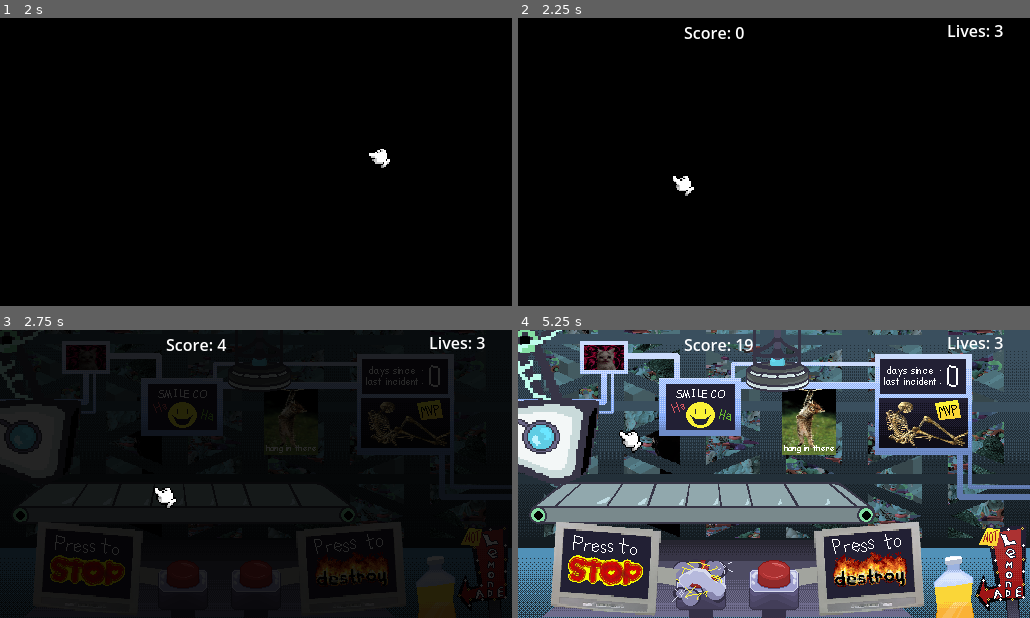
Above: before the commit, frames 1-4 (two rows, left to right).
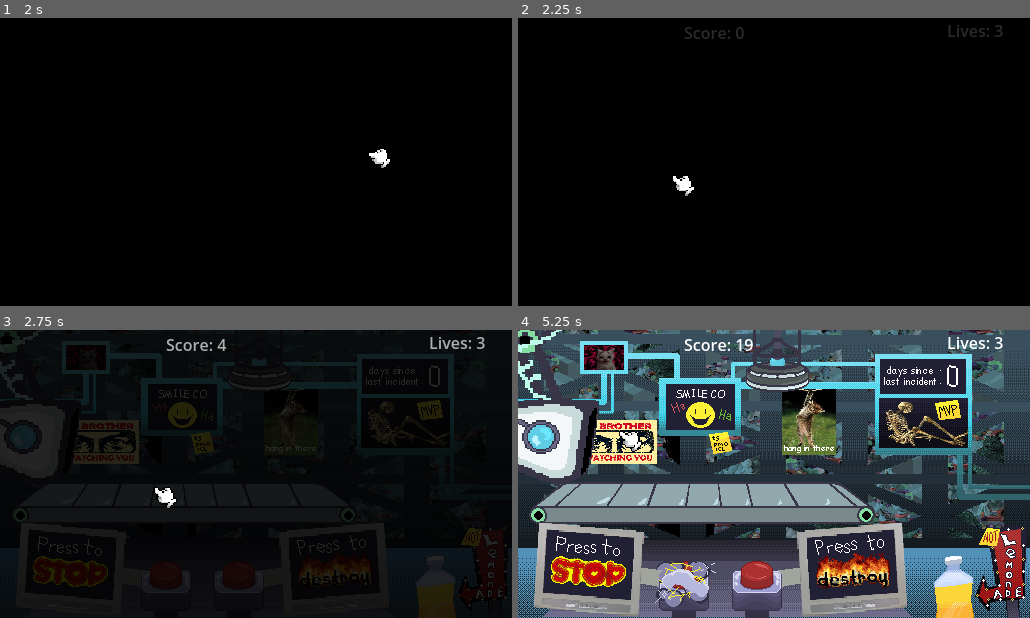
Above: after the commit, the same moments.

Repository: vincentcmartinez/holdit
Game: Godot game, scene res://src/game container/game_container.tscn
Two runs of this game, one before a commit and one after it. Both use one fixed random seed, a clock stepped at 60 frames per second and the inputs below. Sound files missing from this copy of the repository are replaced by a short silence.
Inputs (mouse positions are in pixels of both pictures, inside the frame that each line leads up to):
- Up to frame 1 (2 s): click (256, 182) at 0.5 s; tap Enter (ui_accept) at 1.25, 1.52 s; move the mouse to (368, 147) at 1.27 s; press the mouse at (368, 147) at 1.28 s
- Up to frame 2 (2.25 s): tap Enter (ui_accept) at 2 s; move the mouse to (671, 176) at 2.02 s; release the mouse at (671, 176) at 2.03 s; click (671, 176) at 2.1 s
- Up to frame 3 (2.75 s): tap Enter (ui_accept) at 2.27 s
- Up to frame 4 (5.25 s): move the mouse to (825, 410) at 2.77 s; hold Space (space) 2.78-3.53 s; click (825, 410) at 3.05 s; move the mouse to (748, 531) at 3.52 s; tap X (start_destroy) at 3.6 s; tap Enter (ui_accept) at 3.77, 4.52 s; click (748, 531) at 3.8 s; move the mouse to (927, 517) at 4.27 s; press the mouse at (927, 517) at 4.28 s; move the mouse to (620, 430) at 5.02 s; release the mouse at (620, 430) at 5.03 s; click (620, 430) at 5.1 s

Frame 1 is identical in both runs. In frame 2, 0.4% of the frame differs, in the area x 32-95%, y 2-8%; in frame 3, 3.2%; in frame 4, 19%, in the area x 0-100%, y 3-100%.

Commit message:
fixed everything

Diff:
--- a/hold-it!/default_bus_layout.tres
+++ b/hold-it!/default_bus_layout.tres
@@ -21,10 +21,10 @@
 bus/1/solo = false
 bus/1/mute = false
 bus/1/bypass_fx = false
-bus/1/volume_db = -15.795
+bus/1/volume_db = -0.923751
 bus/1/send = &"Master"
 bus/1/effect/0/effect = SubResource("AudioEffectLowPassFilter_bxwib")
-bus/1/effect/0/enabled = true
+bus/1/effect/0/enabled = false
 bus/1/effect/1/effect = SubResource("AudioEffectReverb_q83iu")
 bus/1/effect/1/enabled = true
 bus/1/effect/2/effect = SubResource("AudioEffectEQ_w41ds")
--- a/hold-it!/src/game container/button.gd
+++ b/hold-it!/src/game container/button.gd
@@ -44,6 +44,7 @@
 func cooldown():
 	on_cooldown = true
 	sprite.play("malfunction")
+	$buzz.play()
 	await get_tree().create_timer(cooldown_s).timeout
 	on_cooldown = false
 	sprite.play("idle")
--- a/hold-it!/src/game container/button.tscn
+++ b/hold-it!/src/game container/button.tscn
@@ -1,9 +1,10 @@
-[gd_scene load_steps=22 format=3 uid="uid://dsqtsxji7wv37"]
+[gd_scene load_steps=23 format=3 uid="uid://dsqtsxji7wv37"]
 
 [ext_resource type="Script" path="res://src/game container/button.gd" id="1_qecbr"]
 [ext_resource type="Texture2D" uid="uid://cgo0mmocil04n" path="res://src/assets/HOLD_IT_BUTTON-Sheet.png" id="1_r1f1i"]
 [ext_resource type="Texture2D" uid="uid://d3wisf6ycjs2r" path="res://src/assets/button_malfunction_sheet.png" id="3_wu6gy"]
 [ext_resource type="AudioStream" uid="uid://gao6ykjw3hnu" path="res://src/assets/holdit.mp3" id="4_bq5h7"]
+[ext_resource type="AudioStream" uid="uid://mvsth0hyvpfr" path="res://src/assets/buzz.mp3" id="5_k0ci7"]
 
 [sub_resource type="AtlasTexture" id="AtlasTexture_cvaia"]
 atlas = ExtResource("1_r1f1i")
@@ -145,3 +146,6 @@
 
 [node name="AudioStreamPlayer" type="AudioStreamPlayer" parent="."]
 stream = ExtResource("4_bq5h7")
+
+[node name="buzz" type="AudioStreamPlayer" parent="."]
+stream = ExtResource("5_k0ci7")
--- a/hold-it!/src/game container/game_container.gd
+++ b/hold-it!/src/game container/game_container.gd
@@ -11,6 +11,7 @@
 	spawn_main_menu()
 	Input.set_mouse_mode(Input.MOUSE_MODE_HIDDEN)
 	RenderingServer.set_default_clear_color(Color.BLACK)
+	SignalBus.connect("life_lost", play_hurt)
 
 func spawn_main_menu():
 	var main_menu_inst = main_menu_scene.instantiate()
@@ -27,7 +28,11 @@
 func game_over(score):
 	$AudioStreamPlayer.play()
 	#$GameOver.visible = true
-	$Label.visible = true
 	animated_sprite_2d.play("fired")
 	$ScoreLabel.text = "Final Score: " + str(floor(score))
 	$ScoreLabel.visible = true
+	await get_tree().create_timer(3).timeout
+	get_tree().change_scene_to_file("res://src/game container/game_container.tscn")
+
+func play_hurt():
+	$hurt.play()
--- a/hold-it!/src/game container/game_container.tscn
+++ b/hold-it!/src/game container/game_container.tscn
@@ -1,9 +1,10 @@
-[gd_scene load_steps=16 format=3 uid="uid://ckbw5g2joojch"]
+[gd_scene load_steps=17 format=3 uid="uid://ckbw5g2joojch"]
 
 [ext_resource type="Script" path="res://src/game container/game_container.gd" id="1_248p0"]
 [ext_resource type="AudioStream" uid="uid://bqi5nk78hj34u" path="res://src/assets/fired.mp3" id="3_8uqvv"]
 [ext_resource type="Texture2D" uid="uid://qawi7pk1b5xv" path="res://src/assets/YOU'RE FIRED-Sheet.png" id="4_a0jhg"]
 [ext_resource type="PackedScene" uid="uid://bua0lpl5ijb75" path="res://src/game container/cursor.tscn" id="4_nrpv7"]
+[ext_resource type="AudioStream" uid="uid://wskcymf6riiv" path="res://src/assets/551543__philracoindie__8-bit-denyerror-sound.wav" id="5_m0sle"]
 
 [sub_resource type="AtlasTexture" id="AtlasTexture_058m5"]
 atlas = ExtResource("4_a0jhg")
@@ -122,3 +123,7 @@
 animation = &"fired"
 frame = 9
 frame_progress = 1.0
+
+[node name="hurt" type="AudioStreamPlayer" parent="."]
+stream = ExtResource("5_m0sle")
+volume_db = 2.836
--- a/hold-it!/src/game container/trash_press.gd
+++ b/hold-it!/src/game container/trash_press.gd
@@ -3,6 +3,7 @@
 @onready var animated_sprite_2d: AnimatedSprite2D = $Node2D/AnimatedSprite2D
 @onready var animation_player: AnimationPlayer = $Node2D/Area2D/AnimationPlayer
 @onready var audio_stream_player: AudioStreamPlayer = $AudioStreamPlayer
+@onready var animated_sprite_2d_2: AnimatedSprite2D = $Node2D/AnimatedSprite2D2
 
 @onready var timer = $Timer
 var destroying = false
@@ -20,17 +21,20 @@
 
 func _input(event: InputEvent) -> void:
 	if event.is_action_released("left_click") and activated:
-		$AudioStreamPlayer.play()
 		animated_sprite_2d.play("press_destroy")
 		animation_player.play("destroy")
-		audio_stream_player.play()
 		await animation_player.animation_finished
+
 		finish()
+
+func midanim():
+	animated_sprite_2d_2.play("default")
+	audio_stream_player.play()
+	return
 
 func _on_activate_destroy():
 	timer.start()
 	activated = true
-	audio_stream_player.play()
 	SignalBus.emit_signal("hold_it") # pause belt (for now)
 
 
--- a/hold-it!/src/game container/trash_press.tscn
+++ b/hold-it!/src/game container/trash_press.tscn
@@ -1,9 +1,10 @@
-[gd_scene load_steps=18 format=3 uid="uid://dij0jdybkv3i"]
+[gd_scene load_steps=31 format=3 uid="uid://dij0jdybkv3i"]
 
 [ext_resource type="Script" path="res://src/game container/trash_press.gd" id="1_1qfs3"]
 [ext_resource type="Texture2D" uid="uid://ny3qevctv7o0" path="res://src/assets/HydraullicPressAnimation.png" id="1_kkay2"]
 [ext_resource type="Script" path="res://src/game container/toy_box.gd" id="2_apm7r"]
 [ext_resource type="AudioStream" uid="uid://nkfavc4kw3jh" path="res://src/assets/press_sound.wav" id="4_p7k3y"]
+[ext_resource type="Texture2D" uid="uid://dmw4args0rrhs" path="res://src/sprites/world/blue_explosion.png" id="4_wo2rj"]
 
 [sub_resource type="RectangleShape2D" id="RectangleShape2D_4dqxv"]
 size = Vector2(61, 20)
@@ -38,6 +39,20 @@
 "update": 0,
 "values": [Vector2(0, 0), Vector2(0, 113), Vector2(0, 0)]
 }
+tracks/1/type = "method"
+tracks/1/imported = false
+tracks/1/enabled = true
+tracks/1/path = NodePath("../../..")
+tracks/1/interp = 1
+tracks/1/loop_wrap = true
+tracks/1/keys = {
+"times": PackedFloat32Array(0.433333),
+"transitions": PackedFloat32Array(1),
+"values": [{
+"args": [],
+"method": &"midanim"
+}]
+}
 
 [sub_resource type="AnimationLibrary" id="AnimationLibrary_wk27i"]
 _data = {
@@ -109,6 +124,96 @@
 "speed": 12.0
 }]
 
+[sub_resource type="AtlasTexture" id="AtlasTexture_t5jtr"]
+atlas = ExtResource("4_wo2rj")
+region = Rect2(0, 0, 48, 48)
+
+[sub_resource type="AtlasTexture" id="AtlasTexture_nvy30"]
+atlas = ExtResource("4_wo2rj")
+region = Rect2(48, 0, 48, 48)
+
+[sub_resource type="AtlasTexture" id="AtlasTexture_gido4"]
+atlas = ExtResource("4_wo2rj")
+region = Rect2(96, 0, 48, 48)
+
+[sub_resource type="AtlasTexture" id="AtlasTexture_afjdq"]
+atlas = ExtResource("4_wo2rj")
+region = Rect2(144, 0, 48, 48)
+
+[sub_resource type="AtlasTexture" id="AtlasTexture_g74in"]
+atlas = ExtResource("4_wo2rj")
+region = Rect2(192, 0, 48, 48)
+
+[sub_resource type="AtlasTexture" id="AtlasTexture_bd6td"]
+atlas = ExtResource("4_wo2rj")
+region = Rect2(240, 0, 48, 48)
+
+[sub_resource type="AtlasTexture" id="AtlasTexture_lmbqq"]
+atlas = ExtResource("4_wo2rj")
+region = Rect2(288, 0, 48, 48)
+
+[sub_resource type="AtlasTexture" id="AtlasTexture_kjkof"]
+atlas = ExtResource("4_wo2rj")
+region = Rect2(336, 0, 48, 48)
+
+[sub_resource type="AtlasTexture" id="AtlasTexture_178ob"]
+atlas = ExtResource("4_wo2rj")
+region = Rect2(384, 0, 48, 48)
+
+[sub_resource type="AtlasTexture" id="AtlasTexture_2rmyb"]
+atlas = ExtResource("4_wo2rj")
+region = Rect2(432, 0, 48, 48)
+
+[sub_resource type="AtlasTexture" id="AtlasTexture_tbs55"]
+atlas = ExtResource("4_wo2rj")
+region = Rect2(576, 0, 48, 48)
+
+[sub_resource type="SpriteFrames" id="SpriteFrames_1ucu5"]
+animations = [{
+"frames": [{
+"duration": 1.0,
+"texture": SubResource("AtlasTexture_t5jtr")
+}, {
+"duration": 1.0,
+"texture": SubResource("AtlasTexture_nvy30")
+}, {
+"duration": 1.0,
+"texture": SubResource("AtlasTexture_gido4")
+}, {
+"duration": 1.0,
+"texture": SubResource("AtlasTexture_afjdq")
+}, {
+"duration": 1.0,
+"texture": SubResource("AtlasTexture_g74in")
+}, {
+"duration": 1.0,
+"texture": SubResource("AtlasTexture_bd6td")
+}, {
+"duration": 1.0,
+"texture": SubResource("AtlasTexture_lmbqq")
+}, {
+"duration": 1.0,
+"texture": SubResource("AtlasTexture_kjkof")
+}, {
+"duration": 1.0,
+"texture": SubResource("AtlasTexture_178ob")
+}, {
+"duration": 1.0,
+"texture": SubResource("AtlasTexture_2rmyb")
+}],
+"loop": false,
+"name": &"default",
+"speed": 5.0
+}, {
+"frames": [{
+"duration": 1.0,
+"texture": SubResource("AtlasTexture_tbs55")
+}],
+"loop": true,
+"name": &"new_animation",
+"speed": 5.0
+}]
+
 [node name="trash_press" type="Node2D"]
 script = ExtResource("1_1qfs3")
 
@@ -139,13 +244,23 @@
 frame = 7
 frame_progress = 1.0
 
+[node name="AnimatedSprite2D2" type="AnimatedSprite2D" parent="Node2D"]
+z_index = 100
+z_as_relative = false
+position = Vector2(1, 68)
+scale = Vector2(1.39583, 1.625)
+sprite_frames = SubResource("SpriteFrames_1ucu5")
+animation = &"new_animation"
+speed_scale = 4.0
+
 [node name="Timer" type="Timer" parent="."]
 wait_time = 3.0
 one_shot = true
 
 [node name="AudioStreamPlayer" type="AudioStreamPlayer" parent="."]
 stream = ExtResource("4_p7k3y")
-volume_db = 10.0
+volume_db = 3.0
+bus = &"factory"
 
 [connection signal="body_entered" from="Node2D/Area2D" to="Node2D/Area2D" method="_on_body_entered"]
 [connection signal="animation_finished" from="Node2D/AnimatedSprite2D" to="." method="_on_animated_sprite_2d_animation_finished"]
--- a/hold-it!/src/game container/world.gd
+++ b/hold-it!/src/game container/world.gd
@@ -1,6 +1,10 @@
 extends Node2D
 class_name World
+@onready var bgm: AudioStreamPlayer = $AudioStreamPlayer
 
+var nightshift = preload("res://src/assets/nightshiftatthefrogfactory (1).mp3")
+var robo = preload("res://src/assets/holdit_robot.mp3")
+var streams = [nightshift, robo]
 @onready var toy_car = preload("res://src/toys/car/toy_car.tscn")
 @onready var toy_robot = preload("res://src/toys/robot/toy_robot.tscn")
 @onready var toy_monkey = preload("res://src/toys/monkey/toy_monkey.tscn")
@@ -37,6 +41,7 @@
 var paused = false
 
 func start_game():
+	play_random_song()
 	game_start = true
 	$ToySpawner.start_game()
 
@@ -49,9 +54,36 @@
 	$CanvasLayer/ScoreLabel.text = "Score: " + str(floor(score))
 
 func _ready():
+	bgm.connect("finished", play_random_song)
 	start_game()
+	diff_timers()
 
 func _input(event):
 	if event.is_action_pressed("ui_cancel") and not paused:
 		get_tree().paused = true
 		get_tree().get_root().get_node("GameContainer").spawn_pause_menu()
+
+func diff_timers():
+	await get_tree().create_timer(30).timeout
+	belt_speed = 7
+	spawn_rate = 1.3
+	await get_tree().create_timer(30).timeout
+	belt_speed = 9
+	spawn_rate = 1.15
+	await get_tree().create_timer(30).timeout
+	belt_speed = 12
+	spawn_rate = 1
+
+func play_random_song():
+	var stream = streams.pick_random()
+	bgm.stream = stream
+	fade_in()
+
+func fade_in():
+	if bgm.playing:
+		return
+	bgm.volume_db = -80
+	bgm.play()
+
+	var tween = create_tween()
+	tween.tween_property(bgm, "volume_db", 0.0, 1)
--- a/hold-it!/src/game container/world.tscn
+++ b/hold-it!/src/game container/world.tscn
@@ -1,11 +1,11 @@
-[gd_scene load_steps=21 format=3 uid="uid://dt88jd310wh84"]
+[gd_scene load_steps=24 format=3 uid="uid://dt88jd310wh84"]
 
 [ext_resource type="Script" path="res://src/game container/world.gd" id="1_ogvad"]
 [ext_resource type="PackedScene" uid="uid://blwkon3ljy6cl" path="res://src/conveyor/conveyor_belt.tscn" id="2_4m722"]
 [ext_resource type="Texture2D" uid="uid://dfpjamq37uy80" path="res://src/sprites/world/platform.png" id="2_6oxbr"]
 [ext_resource type="PackedScene" uid="uid://pqo80022h03m" path="res://src/toys/toy_spawner.tscn" id="2_m53fk"]
-[ext_resource type="Texture2D" uid="uid://c2yo4o0su6sk6" path="res://src/sprites/world/bg.png" id="2_xuj56"]
 [ext_resource type="Script" path="res://src/game container/toy_box.gd" id="3_akmhw"]
+[ext_resource type="Texture2D" uid="uid://b5qp0n5h2g0bg" path="res://src/sprites/world/hold_it_background1.png" id="3_b0wf1"]
 [ext_resource type="Texture2D" uid="uid://cn03t2mikdmwj" path="res://src/conveyor/Computer2.png" id="4_lstpd"]
 [ext_resource type="PackedScene" uid="uid://dsqtsxji7wv37" path="res://src/game container/button.tscn" id="5_uiow5"]
 [ext_resource type="PackedScene" uid="uid://cfjojv4e5mcof" path="res://src/sprites/world/pipes.tscn" id="6_ilpxg"]
@@ -25,6 +25,66 @@
 [sub_resource type="RectangleShape2D" id="RectangleShape2D_qajwm"]
 size = Vector2(227.5, 9.5)
 
+[sub_resource type="Animation" id="Animation_fkq7l"]
+resource_name = "fade_in"
+tracks/0/type = "value"
+tracks/0/imported = false
+tracks/0/enabled = true
+tracks/0/path = NodePath("ScoreLabel:modulate")
+tracks/0/interp = 1
+tracks/0/loop_wrap = true
+tracks/0/keys = {
+"times": PackedFloat32Array(0, 1),
+"transitions": PackedFloat32Array(1, 1),
+"update": 0,
+"values": [Color(1, 1, 1, 0), Color(1, 1, 1, 1)]
+}
+tracks/1/type = "value"
+tracks/1/imported = false
+tracks/1/enabled = true
+tracks/1/path = NodePath("Label:modulate")
+tracks/1/interp = 1
+tracks/1/loop_wrap = true
+tracks/1/keys = {
+"times": PackedFloat32Array(0, 1),
+"transitions": PackedFloat32Array(1, 1),
+"update": 0,
+"values": [Color(1, 1, 1, 0), Color(1, 1, 1, 1)]
+}
+
+[sub_resource type="Animation" id="Animation_lsp0t"]
+length = 0.001
+tracks/0/type = "value"
+tracks/0/imported = false
+tracks/0/enabled = true
+tracks/0/path = NodePath("ScoreLabel:modulate")
+tracks/0/interp = 1
+tracks/0/loop_wrap = true
+tracks/0/keys = {
+"times": PackedFloat32Array(0),
+"transitions": PackedFloat32Array(1),
+"update": 0,
+"values": [Color(1, 1, 1, 1)]
+}
+tracks/1/type = "value"
+tracks/1/imported = false
+tracks/1/enabled = true
+tracks/1/path = NodePath("Label:modulate")
+tracks/1/interp = 1
+tracks/1/loop_wrap = true
+tracks/1/keys = {
+"times": PackedFloat32Array(0),
+"transitions": PackedFloat32Array(1),
+"update": 0,
+"values": [Color(1, 1, 1, 1)]
+}
+
+[sub_resource type="AnimationLibrary" id="AnimationLibrary_k5e7l"]
+_data = {
+"RESET": SubResource("Animation_lsp0t"),
+"fade_in": SubResource("Animation_fkq7l")
+}
+
 [node name="World" type="Node2D"]
 texture_filter = 1
 script = ExtResource("1_ogvad")
@@ -37,7 +97,7 @@
 texture_filter = 1
 offset_right = 512.0
 offset_bottom = 288.0
-texture = ExtResource("2_xuj56")
+texture = ExtResource("3_b0wf1")
 
 [node name="Pipes" parent="." instance=ExtResource("6_ilpxg")]
 position = Vector2(256, 144)
@@ -48,14 +108,22 @@
 texture = ExtResource("2_6oxbr")
 
 [node name="StopMonitor" parent="." instance=ExtResource("11_3nqr1")]
-z_index = 200
+z_index = 115
 z_as_relative = false
-position = Vector2(138, 145)
+position = Vector2(121, 146)
 
 [node name="Monitor" parent="." instance=ExtResource("12_xhb1n")]
-z_index = 200
+z_index = 110
 z_as_relative = false
-position = Vector2(396, 145)
+position = Vector2(379, 146)
+
+[node name="StopButton" parent="." instance=ExtResource("5_uiow5")]
+position = Vector2(118, -343)
+cooldown_s = 3
+
+[node name="DestroyButton" parent="." instance=ExtResource("5_uiow5")]
+position = Vector2(191, -343)
+script = ExtResource("12_n8huv")
 
 [node name="ComputerSprite2" type="Sprite2D" parent="."]
 z_index = 25
@@ -73,14 +141,6 @@
 z_index = 10
 z_as_relative = false
 position = Vector2(256, 144)
-
-[node name="StopButton" parent="." instance=ExtResource("5_uiow5")]
-position = Vector2(135, -344)
-cooldown_s = 3
-
-[node name="DestroyButton" parent="." instance=ExtResource("5_uiow5")]
-position = Vector2(208, -344)
-script = ExtResource("12_n8huv")
 
 [node name="ToySpawner" parent="." instance=ExtResource("2_m53fk")]
 position = Vector2(20, 104)
@@ -126,10 +186,15 @@
 text = "Lives"
 script = ExtResource("17_jjkoo")
 
+[node name="AnimationPlayer" type="AnimationPlayer" parent="CanvasLayer"]
+libraries = {
+"": SubResource("AnimationLibrary_k5e7l")
+}
+autoplay = "fade_in"
+
 [node name="AudioStreamPlayer" type="AudioStreamPlayer" parent="."]
 stream = ExtResource("17_6lf5f")
 volume_db = 10.0
-autoplay = true
 parameters/looping = true
 
 [connection signal="body_entered" from="ToyBox" to="ToyBox" method="_on_body_entered"]
--- a/hold-it!/src/menus/main_menu.tscn
+++ b/hold-it!/src/menus/main_menu.tscn
@@ -285,7 +285,7 @@
 
 [node name="AudioStreamPlayer" type="AudioStreamPlayer" parent="."]
 stream = ExtResource("10_4ip6e")
-volume_db = -10.0
+volume_db = -16.618
 autoplay = true
 parameters/looping = true
 
--- a/hold-it!/src/toys/toy.gd
+++ b/hold-it!/src/toys/toy.gd
@@ -12,6 +12,7 @@
 var speed = 0
 @onready var popup = preload("res://src/menus/fixpopup.tscn")
 var evil = false
+var maybe_selectable = false
 func _physics_process(delta: float) -> void:
 	position.x += speed
 	return
@@ -70,14 +71,16 @@
 
 
 func pause():
+	maybe_selectable = true
 	if(!crossed_finish):
 		freeze = true
 		speed = 0
 
 
 func unpause(_passed):
+	maybe_selectable = false
 	freeze = false
-	speed = 5
+	speed = get_tree().get_root().get_node("GameContainer/World").belt_speed
 
 
 func highlight():
@@ -88,7 +91,7 @@
 	highlighted = false
 
 func _on_mouse_entered() -> void:
-	if not highlighted:
+	if not highlighted and maybe_selectable:
 		if can_be_selected():
 			highlight()
 	pass # Replace with function body.
Not shown, added: hold-it!/src/assets/551543__philracoindie__8-bit-denyerror-sound.wav.import
Not shown, added: hold-it!/src/assets/buzz.mp3.import
Not shown, added: hold-it!/src/assets/holdit_robot.mp3.import
Not shown, changed: hold-it!/src/assets/press_sound.wav.import
Not shown, changed: hold-it!/src/assets/sounds/press_sound.wav.import
Binary file added: hold-it!/src/menus/hold_it_background1.png
Not shown, added: hold-it!/src/menus/hold_it_background1.png.import
Not shown, changed: hold-it!/src/press_sound.wav.import
Binary file changed: hold-it!/src/sprites/world/background_pipes_and_screens-Sheet.png
Binary file added: hold-it!/src/sprites/world/blue_explosion.png
Not shown, added: hold-it!/src/sprites/world/blue_explosion.png.import
Binary file added: hold-it!/src/sprites/world/hold_it_background1.png
(and 5 more such lines)
